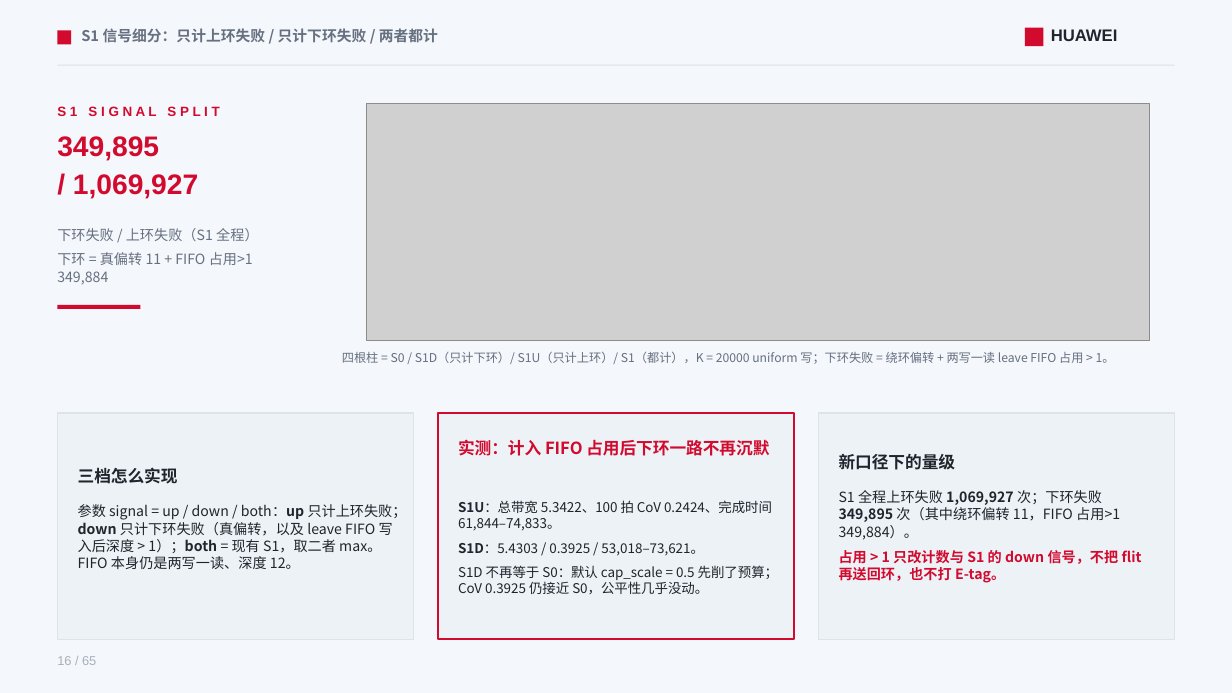
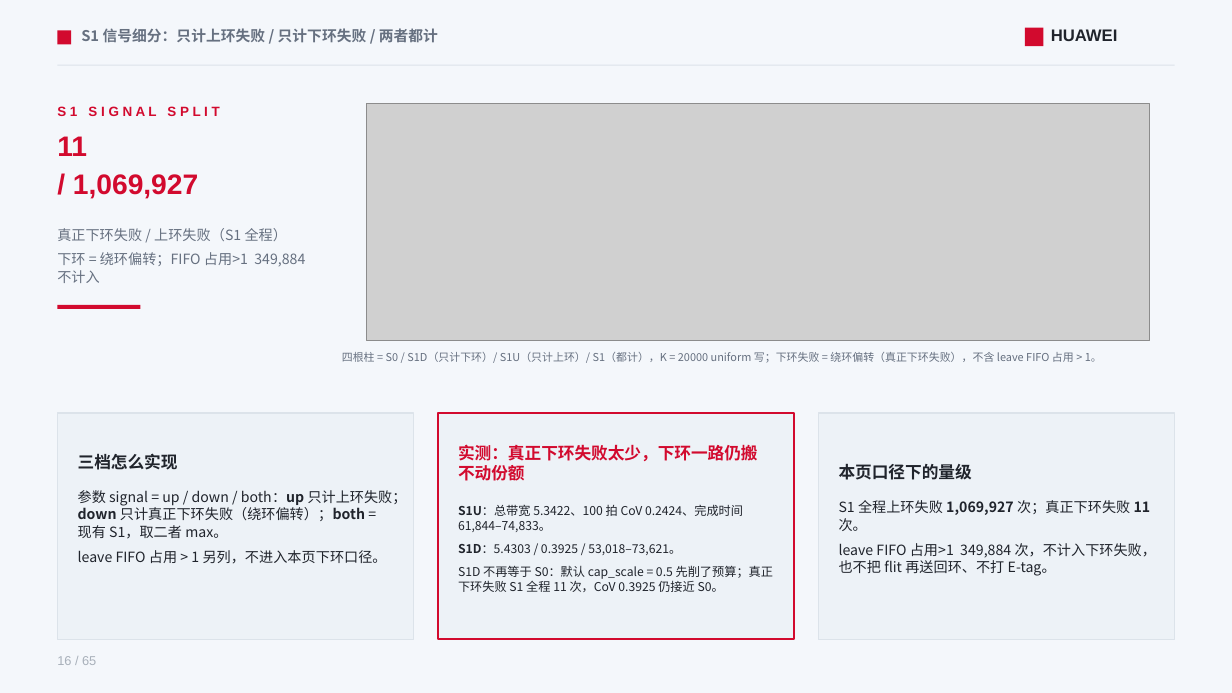
Before and after one commit to lukebest/booksim2, a slide deck: slide 16 of ppt/ring2-write-fairness.pptx. Drawn at 1232x693 pixels with LibreOffice and Linux fonts; fonts in the diff are those of the drawing; grey boxes stand for pictures. Boxes give left, top, right and bottom in pixels: in the first picture for what was removed or moved away, otherwise in the second. Text is boxed around its words. In the diff, an @@ line names an element or a change of style, - is before the commit and + after.

```diff
--- a/ppt/ring2-write-fairness.pptx
+++ b/ppt/ring2-write-fairness.pptx
@@ text at [57,136,87,156]: text changed @@
-349,895
+11
@@ text at [57,228,305,283]: text changed @@
-下环失败 / 上环失败（S1 全程）
-下环 = 真偏转 11 + FIFO 占用>1 349,884
+真正下环失败 / 上环失败（S1 全程）
+下环 = 绕环偏转；FIFO 占用>1 349,884 不计入
@@ text at [342,352,1102,363]: text changed; size 9.5 to 8.5 pt @@
-四根柱 = S0 / S1D（只计下环）/ S1U（只计上环）/ S1（都计），K = 20000 uniform 写；下环失败 = 绕环偏转 + 两写一读 leave FIFO 占用 > 1。
+四根柱 = S0 / S1D（只计下环）/ S1U（只计上环）/ S1（都计），K = 20000 uniform 写；下环失败 = 绕环偏转（真正下环失败），不含 leave FIFO 占用 > 1。
@@ text at [458,444,758,481]: text changed @@
-实测：计入 FIFO 占用后下环一路不再沉默
+实测：真正下环失败太少，下环一路仍搬不动份额
@@ text "三档怎么实现": place and size @@
-text "三档怎么实现" at [78,467,178,484]
+text "三档怎么实现" at [78,453,178,470]
@@ text at [839,464,972,480]: text changed @@
-新口径下的量级
+本页口径下的量级
@@ text at [78,490,407,564]: text changed @@
-参数 signal = up / down / both：up 只计上环失败；down 只计下环失败（真偏转，以及 leave FIFO 写入后深度 > 1）；both = 现有 S1，取二者 max。FIFO 本身仍是两写一读、深度 12。
+参数 signal = up / down / both：up 只计上环失败；down 只计真正下环失败（绕环偏转）；both = 现有 S1，取二者 max。
+leave FIFO 占用 > 1 另列，不进入本页下环口径。
@@ text at [458,505,743,555]: size 10.5 to 9.5 pt in "S1U：总带宽 5.3422、100 拍 CoV 0.2424、完成时间 61,844–74,833。", "S1D：5.4303 / 0.3925 / 53,018–73,621。" @@
@@ text at [839,500,1156,576]: text changed; bold off @@
-S1 全程上环失败 1,069,927 次；下环失败 349,895 次（其中绕环偏转 11，FIFO 占用>1 349,884）。
-占用 > 1 只改计数与 S1 的 down 信号，不把 flit 再送回环，也不打 E-tag。
+S1 全程上环失败 1,069,927 次；真正下环失败 11 次。
+leave FIFO 占用>1 349,884 次，不计入下环失败，也不把 flit 再送回环、不打 E-tag。
@@ text at [458,565,773,592]: text changed; size 10.5 to 9.5 pt @@
-S1D 不再等于 S0：默认 cap_scale = 0.5 先削了预算；CoV 0.3925 仍接近 S0，公平性几乎没动。
+S1D 不再等于 S0：默认 cap_scale = 0.5 先削了预算；真正下环失败 S1 全程 11 次，CoV 0.3925 仍接近 S0。
```
Also in this commit, not shown: 9 other slides changed, 14 other files.
